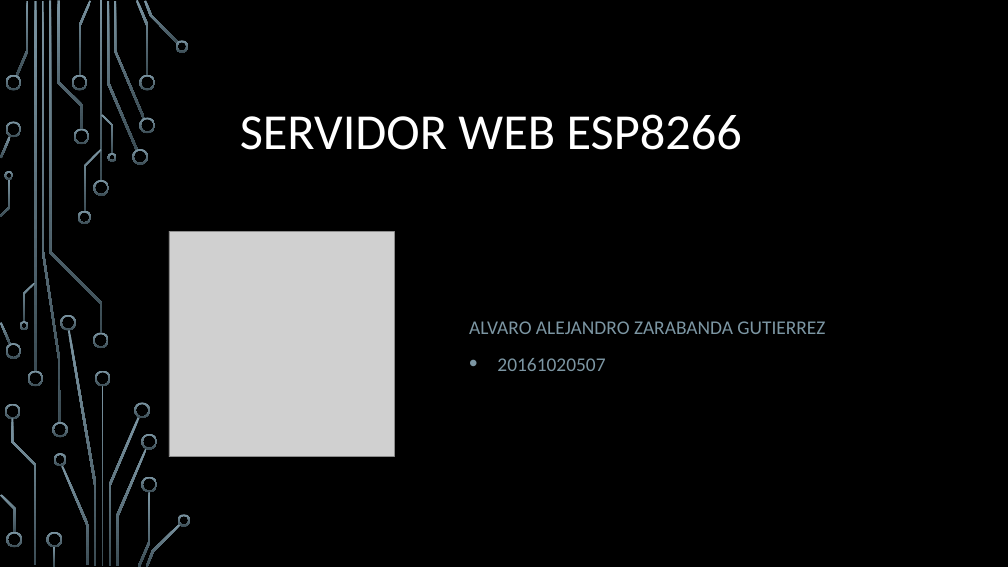
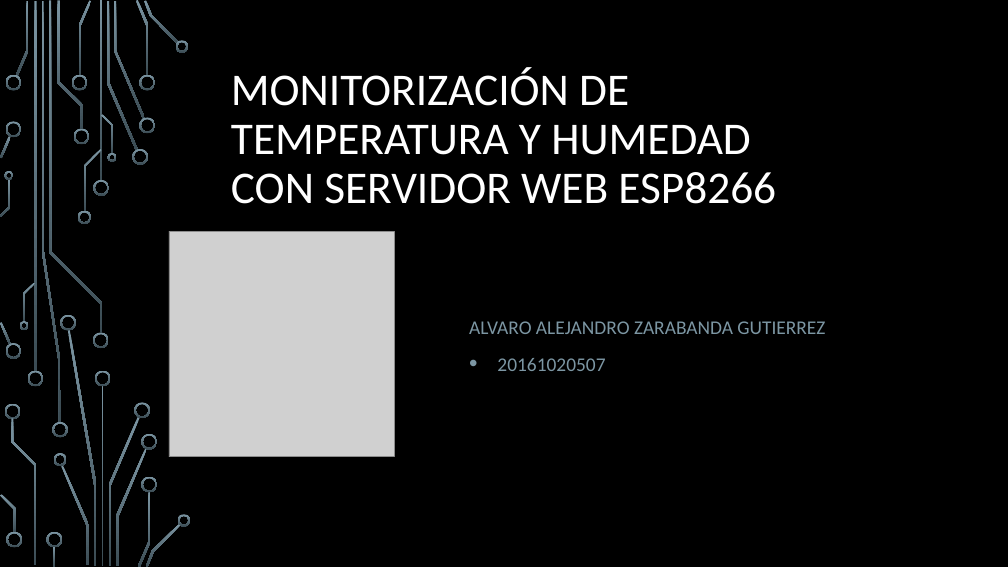
Before and after one commit to aalejoz25/Proyecto_Final_Redes2, a slide deck: slide 1 of documentos/Presentacion.pptx. Drawn at 1008x567 pixels with LibreOffice and Linux fonts; fonts in the diff are those of the drawing; grey boxes stand for pictures; background and template pictures are left out. Boxes give left, top, right and bottom in pixels: in the first picture for what was removed or moved away, otherwise in the second. Text is boxed around its words. In the diff, an @@ line names an element or a change of style, - is before the commit and + after.

```diff
--- a/documentos/Presentacion.pptx
+++ b/documentos/Presentacion.pptx
@@ title at (x1=231, y1=68, x2=776, y2=204): text changed; size 48 to 43.2 pt @@
-SERVIDOR WEB ESP8266
+MONITORIZACIÓN DE TEMPERATURA Y HUMEDAD
+CON SERVIDOR WEB ESP8266
```
Also in this commit, not shown: 1 other slide changed, 1 other file.
